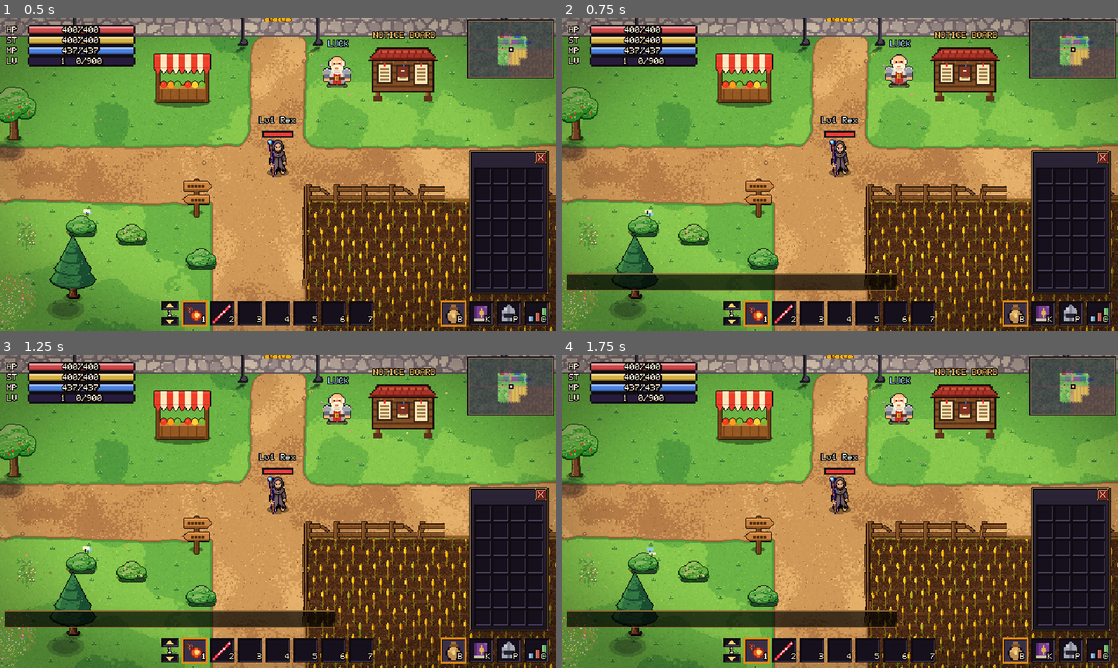
Above: before the commit, frames 1-4 (two rows, left to right).
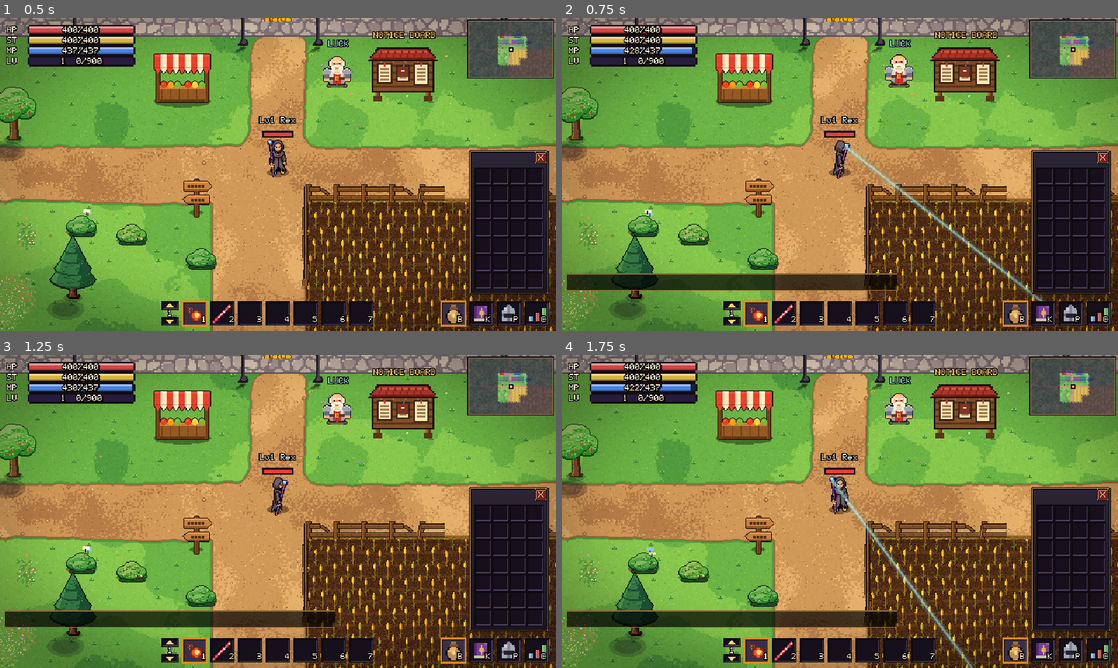
Above: after the commit, the same moments.

Repository: ivymiketwo/Dorkfall
Game: Godot game, scene res://scenes/main.tscn
Same seed, same stepped clock (60 frames per second), same inputs: the game is played once before the commit and once after it.
Inputs (mouse positions are in pixels of both pictures, inside the frame that each line leads up to):
- Up to frame 1 (0.5 s): no input
- Up to frame 2 (0.75 s): tap Enter at 0.5 s; drag from (1056, 312) to (895, 105) at 0.52 s
- Up to frame 3 (1.25 s): no input
- Up to frame 4 (1.75 s): drag from (1073, 558) to (812, 574) at 1.27 s

Frame 1 is identical in both runs. In frame 2, 1.0% of the frame differs, in the area x 12-87%, y 9-91%; in frame 3, 0.3%; in frame 4, 0.7%.

Commit message:
Blue beam: half damage, hold left click to keep firing
Co-Authored-By: Claude Sonnet 5.5 <noreply@anthropic.com>
Claude-Session: https://claude.ai/code/session_01UyEsHhhwY5pbE3D4yW6PxM

Diff:
--- a/abilities/beam.tres
+++ b/abilities/beam.tres
@@ -9,5 +9,5 @@
 icon_index = 1
 mana_cost = 10.0
 cooldown = 1.0
-damage = 30.0
+damage = 15.0
 beam_length = 150.0
--- a/scripts/melee.gd
+++ b/scripts/melee.gd
@@ -22,6 +22,11 @@
 
 func _process(delta: float) -> void:
 	_cooldown = maxf(_cooldown - delta, 0.0)
+	# Holding left click keeps firing a staff's beam (swings still need a click each).
+	if _cooldown <= 0.0 and Input.is_mouse_button_pressed(MOUSE_BUTTON_LEFT):
+		var w := weapon
+		if w != null and not w.fishing_rod and w.basic_attack != null and w.basic_attack.kind == Ability.Kind.BEAM and not _ui_blocking():
+			attack()
 
 
 func _unhandled_input(event: InputEvent) -> void:
